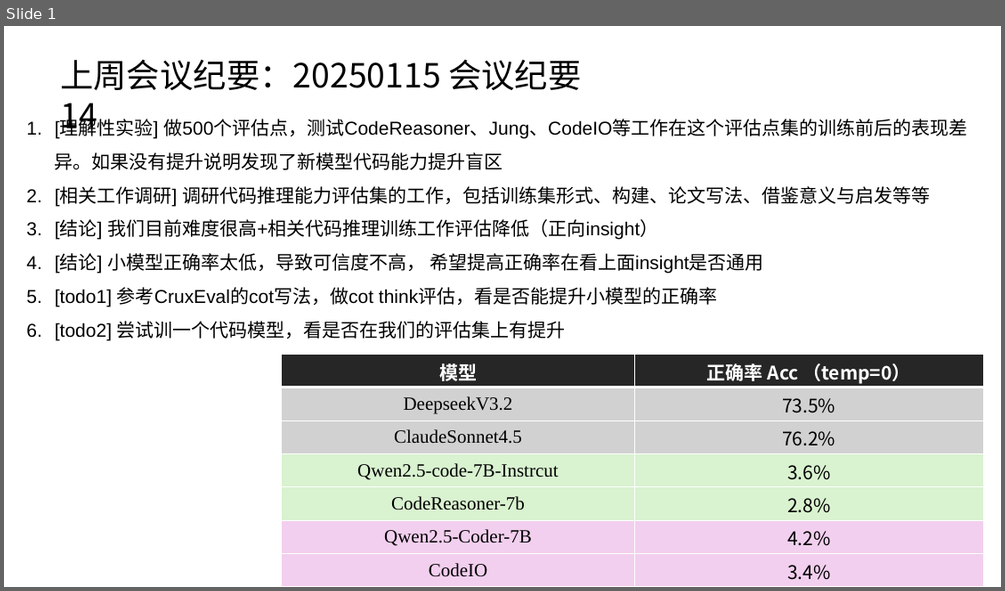
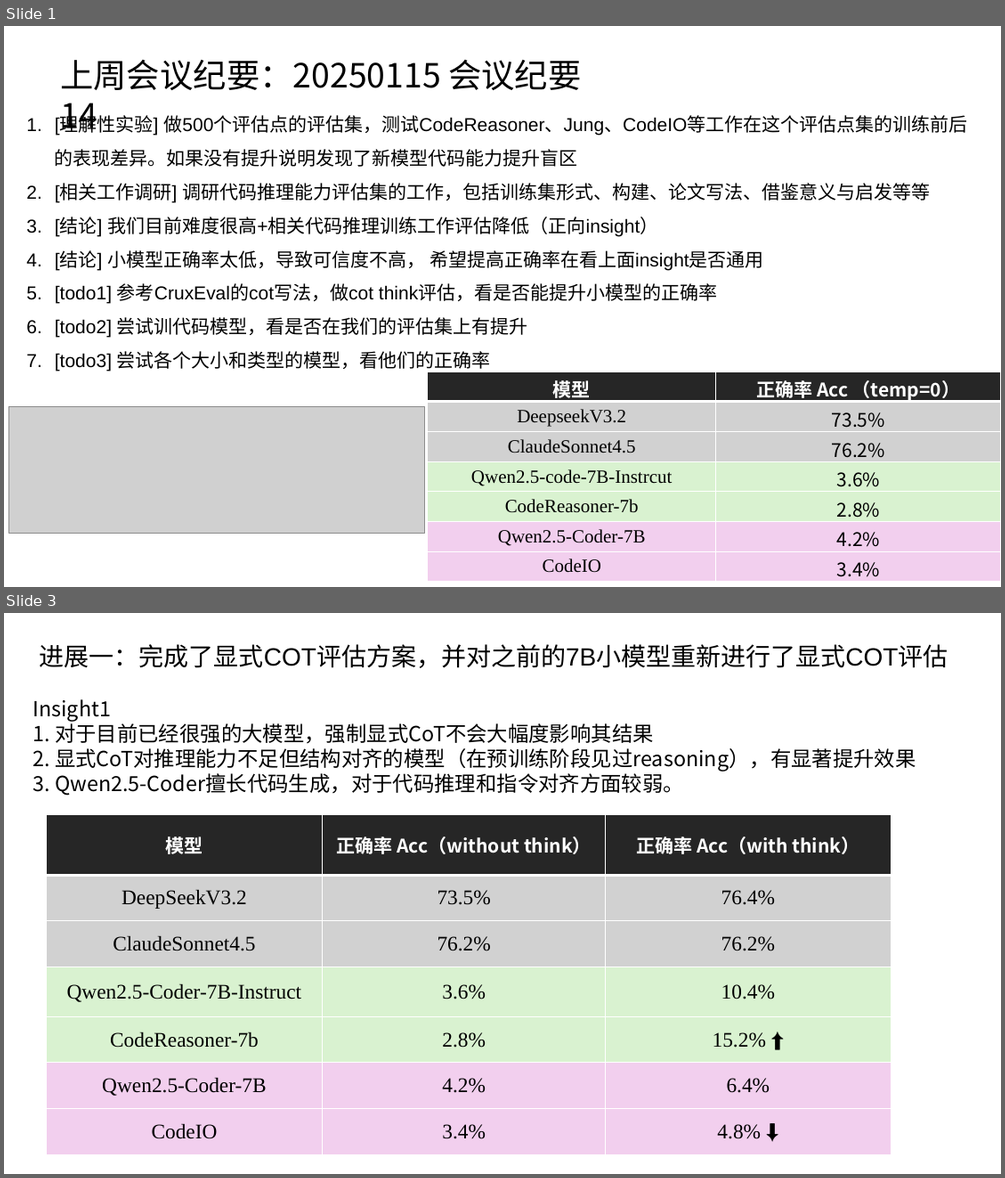
Before and after one commit to caoye04/TreecEva, a slide deck: 组会记录/组会0129.pptx. Shown one above the other, each under a label of ours: slide 1 before the commit, slides 1 and 3 after it; the slides between them are not shown. The pictures are 1005x591 and 1005x1178 pixels, drawn with LibreOffice and Linux fonts; fonts in the diff are those of the drawing; grey boxes stand for pictures. Boxes give left, top, right and bottom in pixels: in the first picture for what was removed or moved away, otherwise in the second. Text is boxed around its words. In the diff, an @@ line names an element or a change of style, - is before the commit and + after.

```diff
--- a/组会记录/组会0129.pptx
+++ b/组会记录/组会0129.pptx
@@ slide 3 added at bbox=[4, 613, 1001, 1174], background #FFFFFF @@
@@ text added at bbox=[40, 644, 947, 668], 24 pt, text #000000 @@
+进展一：完成了显式COT评估方案，并对之前的7B小模型重新进行了显式COT评估
@@ text added at bbox=[32, 699, 916, 795], 20 pt, text #000000 @@
+Insight1
+1. 对于目前已经很强的大模型，强制显式CoT不会大幅度影响其结果
+2. 显式CoT对推理能力不足但结构对齐的模型（在预训练阶段见过reasoning），有显著提升效果
+3. Qwen2.5-Coder擅长代码生成，对于代码推理和指令对齐方面较弱。
@@ table added at bbox=[46, 815, 890, 1155], 7 rows, 3 columns @@
+模型 | 正确率 Acc（without think） | 正确率 Acc（with think）
+DeepSeekV3.2 | 73.5% | 76.4%
+ClaudeSonnet4.5 | 76.2% | 76.2%
+Qwen2.5-Coder-7B-Instruct | 3.6% | 10.4%
+CodeReasoner-7b | 2.8% | 15.2% ⬆️
+Qwen2.5-Coder-7B | 4.2% | 6.4%
+CodeIO | 3.4% | 4.8% ⬇️
@@ slide 1 changed as well @@
@@ text at bbox=[55, 115, 967, 167]: text changed @@
-1. [理解性实验] 做500个评估点，测试CodeReasoner、Jung、CodeIO等工作在这个评估点集的训练前后的表现差异。如果没有提升说明发现了新模型代码能力提升盲区
+1. [理解性实验] 做500个评估点的评估集，测试CodeReasoner、Jung、CodeIO等工作在这个评估点集的训练前后的表现差异。如果没有提升说明发现了新模型代码能力提升盲区
@@ text at bbox=[55, 317, 528, 370]: text changed @@
-6. [todo2] 尝试训一个代码模型，看是否在我们的评估集上有提升
+6. [todo2] 尝试训代码模型，看是否在我们的评估集上有提升
+7. [todo3] 尝试各个大小和类型的模型，看他们的正确率
@@ table: place and size @@
-table at bbox=[282, 354, 984, 587]
+table at bbox=[428, 371, 1001, 580]
@@ picture added at bbox=[9, 407, 425, 533] @@
```
Also in this commit, not shown: 25 other slides changed, 2 other slides added, 1 slide removed, 2 other files.
